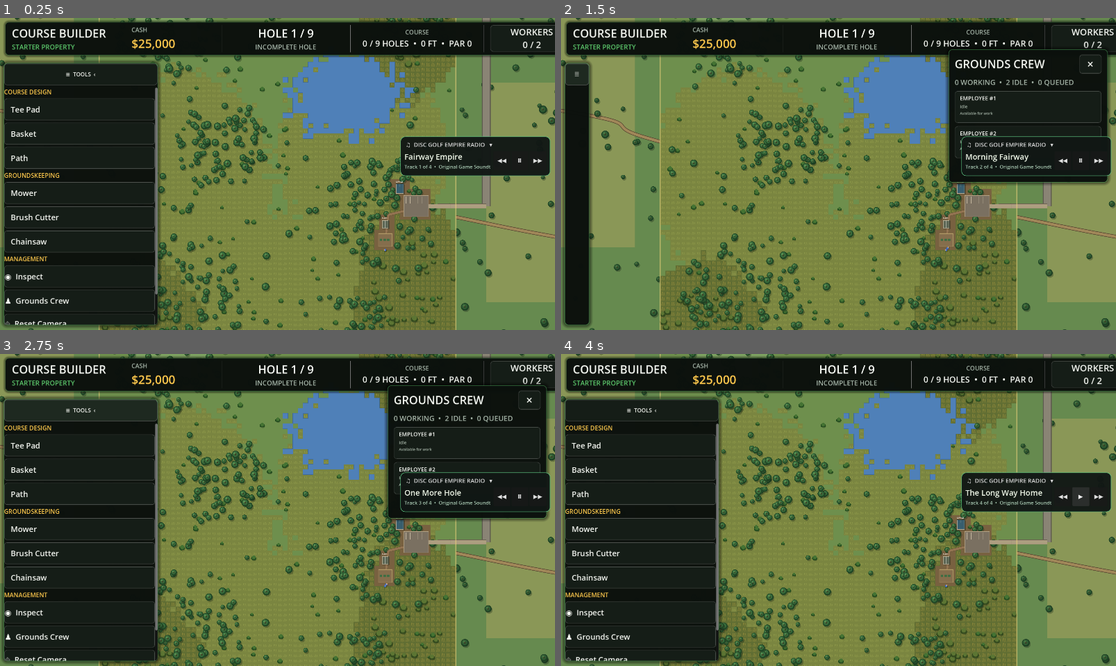
Above: before the commit, frames 1-4 (two rows, left to right).
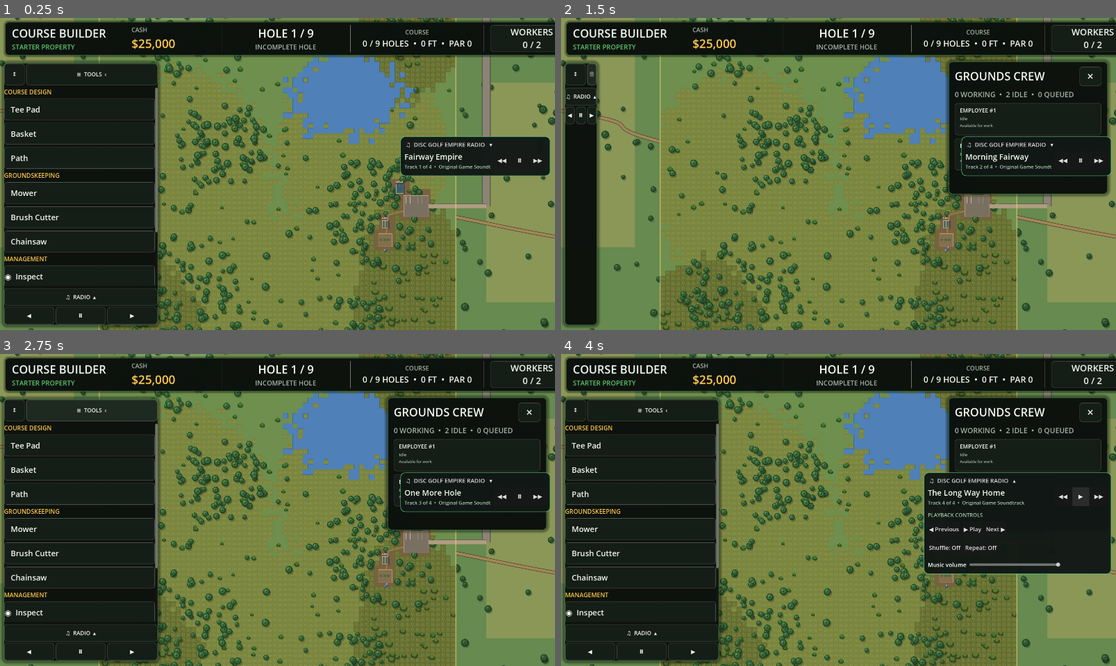
Above: after the commit, the same moments.

Repository: jmessierdg/disc-golf-empire
Game: Godot game, scene res://Main.tscn
Same seed, same stepped clock (60 frames per second), same inputs: the game is played once before the commit and once after it.
Inputs:
- Up to frame 1 (0.25 s): no input
- Up to frame 2 (1.5 s): click "WORKERS 0 / 2" at 0.5 s; click "≡ TOOLS ‹" at 1.25 s
- Up to frame 3 (2.75 s): click "☰" at 2 s
- Up to frame 4 (4 s): click "♟ Grounds Crew" at 2.75 s; click "Ⅱ" at 3.5 s

The runs differ from the first frame. In frame 1, 0.5% of the frame differs, in the area x 0-29%, y 14-99%; in frame 2, 5.1%; in frame 3, 3.9%; in frame 4, 16%, in the area x 0-100%, y 13-99%.

Commit message:
Update course_ui.gd

Diff:
--- a/course_ui.gd
+++ b/course_ui.gd
@@ -45,6 +45,12 @@
 var empire_sidebar_buttons: Dictionary = {}
 var empire_sidebar_hints: Dictionary = {}
 var empire_sidebar_last_tool := ""
+var empire_sidebar_radio_title: Button
+var empire_sidebar_radio_play: Button
+var empire_sidebar_drag_handle: Button
+var empire_sidebar_top_offset := 155.0
+var empire_drag_active := false
+var empire_drag_last_y := 0.0
 
 
 
@@ -257,11 +263,13 @@
 		pending_panel.offset_left = -333.5
 		pending_panel.offset_right = 333.5
 	if inspector_panel != null:
-		inspector_panel.offset_right = 743.0
-		inspector_panel.offset_top = -680.0
+		inspector_panel.offset_right = 510.0
+		inspector_panel.offset_top = -510.0
+		inspector_panel.offset_bottom = -210.0
 	if crew_panel != null:
 		crew_panel.offset_left = -580.0
-		crew_panel.offset_bottom = 570.0
+		crew_panel.offset_top = 150.0
+		crew_panel.offset_bottom = 610.0
 
 func scale_interface_branch(widget: Control) -> void:
 	if widget.has_theme_font_size_override("font_size"):
@@ -2877,6 +2885,12 @@
 	var heading := HBoxContainer.new()
 	heading.add_theme_constant_override("separation", 4)
 	outer.add_child(heading)
+
+	# Long-press and drag this grip to reposition the whole toolbar vertically.
+	empire_sidebar_drag_handle = create_ui_button("↕", Vector2(72, 76))
+	empire_sidebar_drag_handle.tooltip_text = "Hold and drag up or down to move toolbar"
+	empire_sidebar_drag_handle.gui_input.connect(_on_empire_drag_input)
+	heading.add_child(empire_sidebar_drag_handle)
 
 	empire_sidebar_toggle = create_ui_button("≡  TOOLS", Vector2(0, 76))
 	empire_sidebar_toggle.size_flags_horizontal = Control.SIZE_EXPAND_FILL
@@ -2919,6 +2933,29 @@
 	forward.pressed.connect(_on_next_hole_pressed)
 	navigation.add_child(forward)
 	empire_sidebar_buttons["next"] = forward
+
+	# Radio stays at the bottom of the command bar, outside its scroll region.
+	var radio_strip := VBoxContainer.new()
+	radio_strip.add_theme_constant_override("separation", 3)
+	outer.add_child(radio_strip)
+	empire_sidebar_radio_title = create_ui_button("♫  RADIO  ▴", Vector2(0, 62))
+	empire_sidebar_radio_title.pressed.connect(_on_empire_radio_open)
+	radio_strip.add_child(empire_sidebar_radio_title)
+	var radio_buttons := HBoxContainer.new()
+	radio_buttons.add_theme_constant_override("separation", 4)
+	radio_strip.add_child(radio_buttons)
+	var prev_radio := create_ui_button("◀", Vector2(0, 62))
+	prev_radio.size_flags_horizontal = Control.SIZE_EXPAND_FILL
+	prev_radio.pressed.connect(_on_empire_radio_previous)
+	radio_buttons.add_child(prev_radio)
+	empire_sidebar_radio_play = create_ui_button("Ⅱ", Vector2(0, 62))
+	empire_sidebar_radio_play.size_flags_horizontal = Control.SIZE_EXPAND_FILL
+	empire_sidebar_radio_play.pressed.connect(_on_empire_radio_play)
+	radio_buttons.add_child(empire_sidebar_radio_play)
+	var next_radio := create_ui_button("▶", Vector2(0, 62))
+	next_radio.size_flags_horizontal = Control.SIZE_EXPAND_FILL
+	next_radio.pressed.connect(_on_empire_radio_next)
+	radio_buttons.add_child(next_radio)
 	refresh_empire_sidebar()
 
 func add_empire_sidebar_caption(caption_text: String) -> void:
@@ -2977,14 +3014,23 @@
 	empire_sidebar.anchor_bottom = 1.0
 	empire_sidebar.offset_left = 12.0
 	empire_sidebar.offset_right = 12.0 + width
-	empire_sidebar.offset_top = 155.0
-	empire_sidebar.offset_bottom = -16.0
+	var screen_height: float = get_viewport().get_visible_rect().size.y
+	var bar_height: float = maxf(320.0, screen_height - 171.0)
+	empire_sidebar_top_offset = clampf(empire_sidebar_top_offset, 115.0, maxf(115.0, screen_height - 250.0))
+	empire_sidebar.offset_top = empire_sidebar_top_offset
+	empire_sidebar.offset_bottom = minf(screen_height - 12.0, empire_sidebar_top_offset + bar_height) - screen_height
 	empire_sidebar.custom_minimum_size = Vector2.ZERO
 	empire_sidebar_scroll.visible = not empire_sidebar_collapsed
 	empire_sidebar_toggle.text = "☰" if empire_sidebar_collapsed else "≡  TOOLS  ‹"
+	if empire_sidebar_drag_handle != null:
+		empire_sidebar_drag_handle.text = "↕"
 	if inspector_panel != null:
 		inspector_panel.offset_left = 110.0 if empire_sidebar_collapsed else width + 28.0
-		inspector_panel.offset_right = inspector_panel.offset_left + 620.0
+		# About 65% of the crew panel footprint, as requested.
+		var crew_width: float = 580.0
+		if crew_panel != null:
+			crew_width = crew_panel.offset_right - crew_panel.offset_left
+		inspector_panel.offset_right = inspector_panel.offset_left + crew_width * 0.68
 
 func refresh_empire_sidebar() -> void:
 	if empire_sidebar == null or course_builder == null:
@@ -3004,9 +3050,64 @@
 				hint.text = get_empire_tool_hint(key)
 	if tooltip_panel != null:
 		tooltip_panel.hide()
+	var radio_node = get_parent().get_node_or_null("RadioManager")
+	if radio_node != null and empire_sidebar_radio_play != null:
+		empire_sidebar_radio_play.text = "▶" if radio_node.player != null and radio_node.player.stream_paused else "Ⅱ"
 	var previous: Button = empire_sidebar_buttons.get("previous")
 	var following: Button = empire_sidebar_buttons.get("next")
 	if previous != null and course_manager != null:
 		previous.disabled = course_manager.selected_hole <= 0
 	if following != null and course_manager != null:
 		following.disabled = course_manager.selected_hole >= course_manager.TOTAL_HOLES - 1
+
+
+# ==================================================
+# UPDATE 13: DRAGGABLE SIDEBAR AND DOCKED RADIO
+# ==================================================
+
+func _on_empire_drag_input(event: InputEvent) -> void:
+	if event is InputEventScreenTouch:
+		if event.pressed:
+			empire_drag_active = true
+			empire_drag_last_y = event.position.y
+		else:
+			empire_drag_active = false
+		get_viewport().set_input_as_handled()
+	elif event is InputEventScreenDrag and empire_drag_active:
+		empire_sidebar_top_offset += event.relative.y
+		empire_drag_last_y = event.position.y
+		apply_empire_sidebar_layout()
+		get_viewport().set_input_as_handled()
+	elif event is InputEventMouseButton and event.button_index == MOUSE_BUTTON_LEFT:
+		empire_drag_active = event.pressed
+		empire_drag_last_y = event.position.y
+		get_viewport().set_input_as_handled()
+	elif event is InputEventMouseMotion and empire_drag_active:
+		empire_sidebar_top_offset += event.relative.y
+		empire_drag_last_y = event.position.y
+		apply_empire_sidebar_layout()
+		get_viewport().set_input_as_handled()
+
+func _get_empire_radio():
+	return get_parent().get_node_or_null("RadioManager")
+
+func _on_empire_radio_open() -> void:
+	var radio = _get_empire_radio()
+	if radio != null:
+		radio.toggle_expanded()
+
+func _on_empire_radio_previous() -> void:
+	var radio = _get_empire_radio()
+	if radio != null:
+		radio.previous_track()
+
+func _on_empire_radio_play() -> void:
+	var radio = _get_empire_radio()
+	if radio != null:
+		radio.toggle_pause()
+		refresh_empire_sidebar()
+
+func _on_empire_radio_next() -> void:
+	var radio = _get_empire_radio()
+	if radio != null:
+		radio.next_track()
